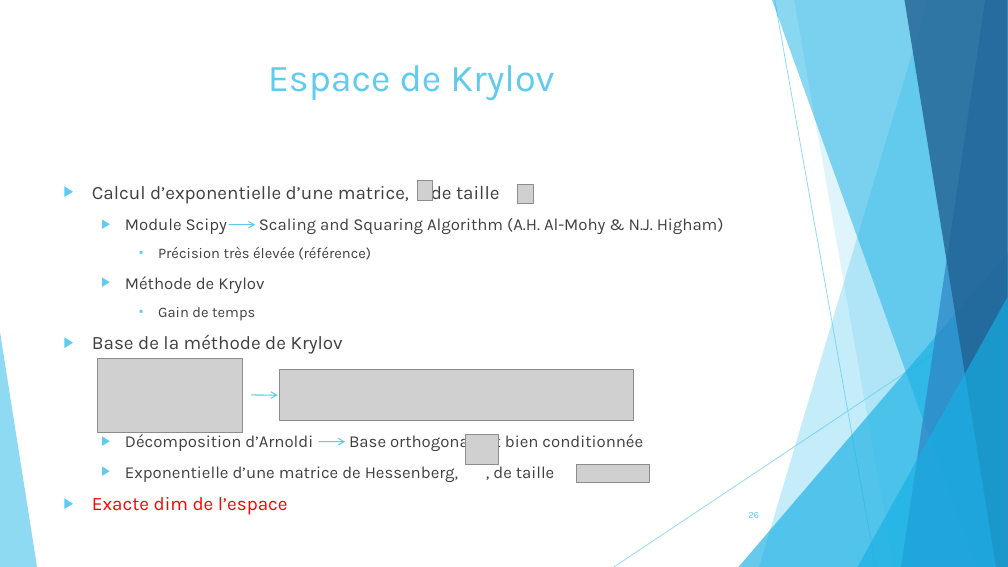
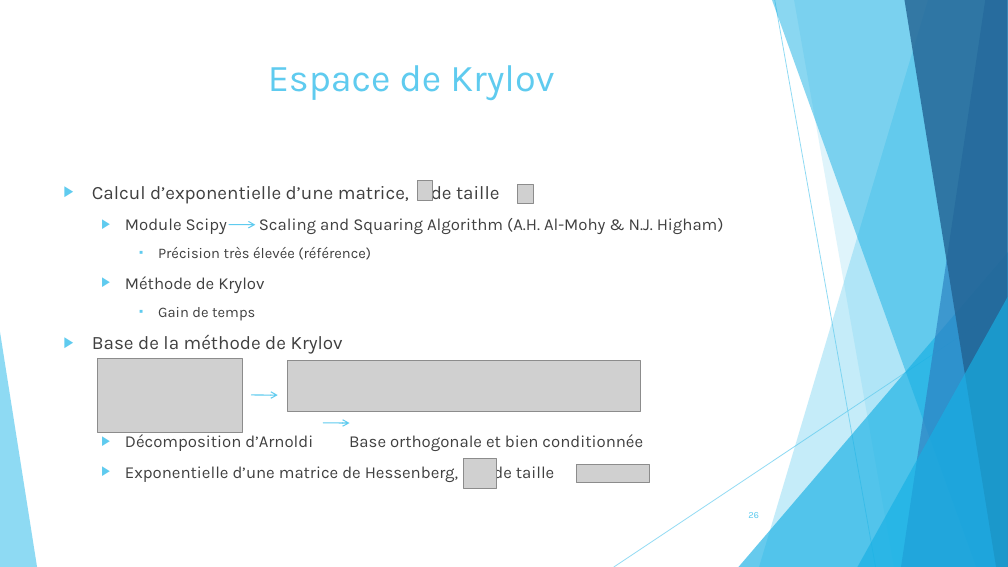
Before and after one commit to pierreXVI/PIE, a slide deck: slide 26 of oral_presentation/Oral_presentation_12_02_2019.pptx. Drawn at 1008x567 pixels with LibreOffice and Linux fonts; fonts in the diff are those of the drawing; grey boxes stand for pictures. Boxes give left, top, right and bottom in pixels: in the first picture for what was removed or moved away, otherwise in the second. Text is boxed around its words. In the diff, an @@ line names an element or a change of style, - is before the commit and + after.

```diff
--- a/oral_presentation/Oral_presentation_12_02_2019.pptx
+++ b/oral_presentation/Oral_presentation_12_02_2019.pptx
@@ picture: place and size @@
-picture at bbox=[280, 370, 634, 420]
+picture at bbox=[287, 361, 641, 411]
@@ arrow moved from (319, 442) - (346, 442) to (324, 423) - (349, 423) @@
@@ picture: place and size @@
-picture at bbox=[466, 435, 499, 464]
+picture at bbox=[464, 459, 497, 488]
@@ text at bbox=[92, 497, 288, 515]: paragraph removed @@
-▶ Exacte dim de l’espace
```
Also in this commit, not shown: 12 other slides changed, 7 slides added, 3 slides removed, 1 other file.
